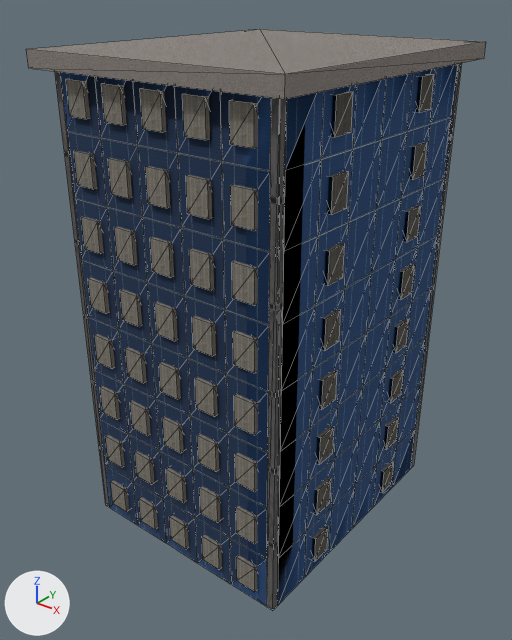
The OBJ model AT1/AT1/Resources/Export.obj, before and after one commit.
One viewpoint serves both versions: a 50 mm camera at (70.4, -89.6, 68.4) aimed at (15.2, -20.5, 25.6). The axes (+X, +Y, +Z) are drawn at lower left. The lights are the same throughout. Mesh edges are drawn as thin lines. Where no turn or scale is listed for an object, it has been applied to the vertices. Vertices at the same position are counted once.

In view in the first picture: 'Export'.
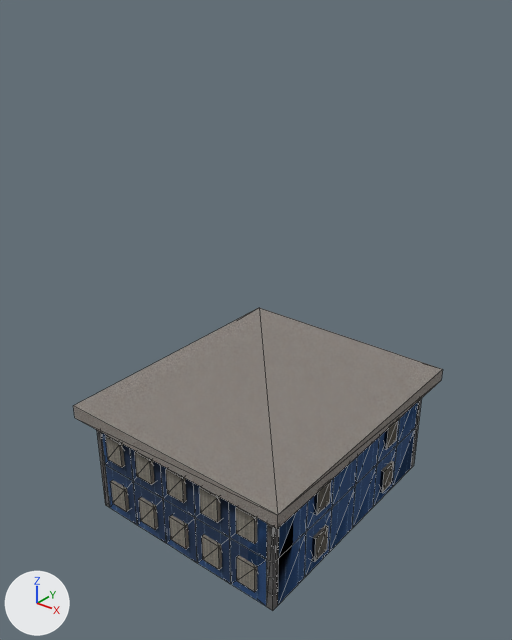
Edits to the scene script, one JSON object a line:
```json
{"block": "me_export", "where": "# used by ob_export; location = (0.0, 0.0, 0.0)"}
{"op": "remove", "block": "me_export", "code": "me_export.from_pydata(...)  # 1344 vertices, 3224 faces; spans x -2.5..33.5, y -39.5..2.5, z -4.0..61.0"}
{"op": "add", "block": "me_export", "code": "me_export.from_pydata(...)  # 384 vertices, 884 faces; spans x -2.5..33.5, y -39.5..2.5, z -4.0..14.0"}
{"block": "me_export", "change": "me_export part 1: a new loose piece, a box spanning x -2.5..33.5, y -39.5..2.5, z 12.0..14.0, in mat_texture0 (picture img_chiseled_red_sandstone_tga)"}
{"block": "me_export", "change": "me_export part 2: 85 loose pieces with 680 vertices, spanning x -2.5..33.5, y -39.5..2.5, z 14.0..61.0, are deleted"}
{"block": "me_export", "change": "me_export part 3: 292 vertices removed from x -0.5..31.5, y -37.5..0.5, z 20.0..60.0; 4 vertices added at x -0.5..31.5, y -37.5..0.5, z 12.0"}
```

Pixel boxes [x1, y1, x2, y2] of what changed, in the pictures (512 x 640 px):
```json
{"object": "Export", "change": "reshaped", "before": [26, 29, 486, 611], "after": [73, 308, 443, 611], "on screen": "20% narrower, 48% shorter"}
{"part": 1, "of": "me_export", "change": "added", "after": [73, 308, 443, 529]}
{"part": 2, "of": "me_export", "change": "deleted", "before": [26, 29, 486, 492]}
{"part": 3, "of": "me_export", "change": "cut back", "before": [55, 63, 461, 611], "after": [97, 399, 421, 611]}
```
